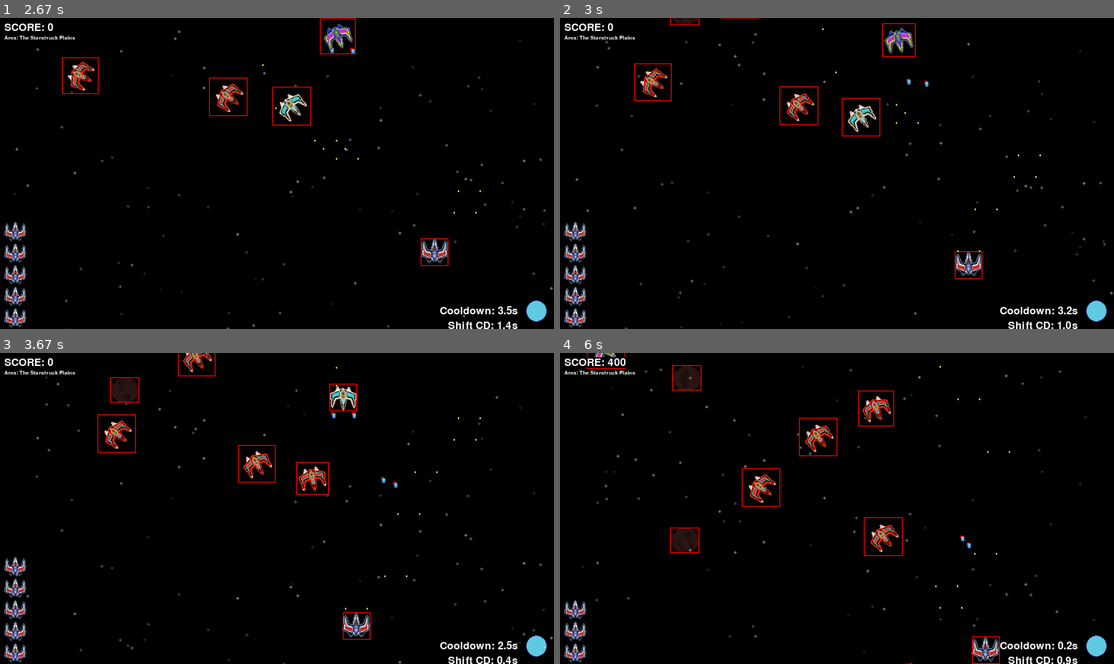
Above: before the commit, frames 1-4 (two rows, left to right).
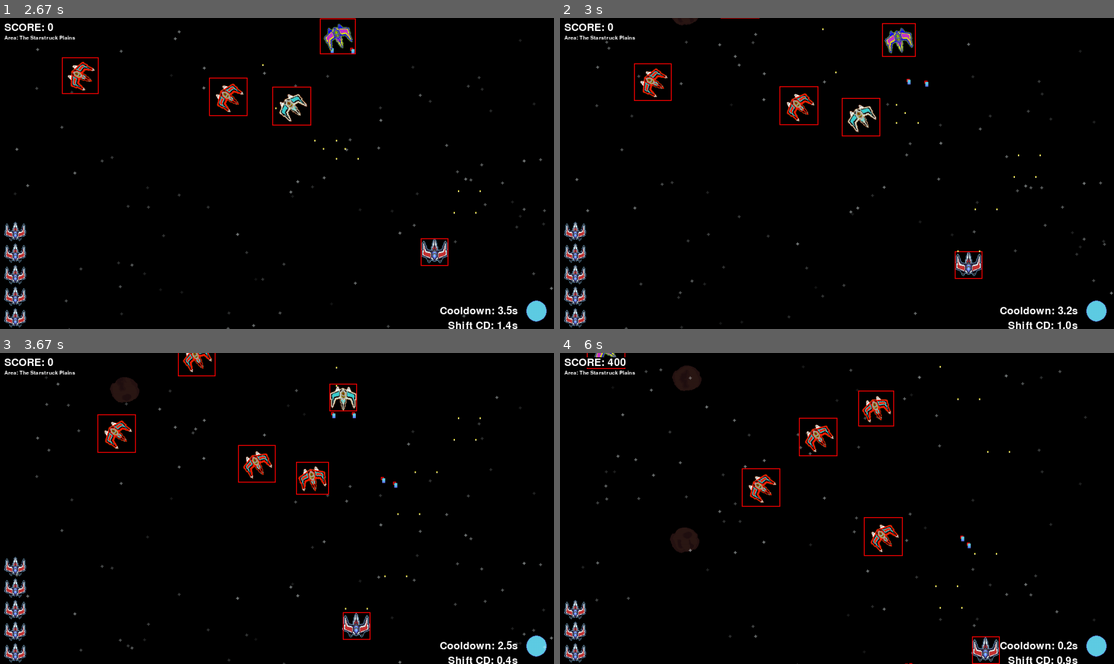
Above: after the commit, the same moments.

Repository: woelffer/gamedemo
Game: pygame game, started from pygamedemo.py
Same seed, same stepped clock (60 frames per second), same inputs: the game is played once before the commit and once after it.
Inputs:
- Up to frame 1 (2.67 s): tap Enter at 0.33 s; tap Space at 0.67, 1.07, 1.37, 1.57, 1.9, 2.2, 2.4 s; hold D 1-1.47 s; tap E at 1.15, 2.48 s; hold W 1.5-1.8 s; hold D 1.83-2.3 s; tap Shift at 1.98 s; hold A from 2.33 s (still down)
- Up to frame 2 (3 s): tap Space at 2.7, 2.97 s; release A at 2.87 s; hold S from 2.9 s (still down)
- Up to frame 3 (3.67 s): release S at 3.2 s; hold A 3.23-3.63 s; tap Space at 3.3, 3.6 s; tap Shift at 3.38 s
- Up to frame 4 (6 s): hold W 3.67-4.03 s; tap Space at 3.73, 4.13, 4.43, 4.8, 5.2, 5.5, 5.7 s; tap E at 3.82, 5.28 s; hold D 4.07-4.7 s; hold S 4.73-5.1 s; tap Shift at 4.88 s; hold A 5.13-5.6 s; hold D from 5.63 s (still down)

Frame 1 is identical in both runs. In frame 2, less than 0.1% of the frame differs, in the area x 19-26%, y 0-3%; in frame 3, less than 0.1%; in frame 4, 0.2%, in the area x 19-26%, y 3-65%.

Commit message:
commented out the rect lines on asteroids

Diff:
--- a/Asteroid.py
+++ b/Asteroid.py
@@ -67,4 +67,4 @@
     def draw(self, screen):
         screen.blit(self.roll_frames[self.frame_index], (self.pos_x, self.pos_y))
 
-        pygame.draw.rect(screen, (255, 0, 0, 127), self.rect, 2)
+       #pygame.draw.rect(screen, (255, 0, 0, 127), self.rect, 2)
--- a/pygamedemo.py
+++ b/pygamedemo.py
@@ -336,7 +336,7 @@
 
        # Draw the collision rectangle for debugging
         collision_rect = asteroid.rect  # Direct attribute access
-        pygame.draw.rect(screen, (255, 0, 0), collision_rect, 2)  # Red rectangle with thickness of 2 pixels
+        #pygame.draw.rect(screen, (255, 0, 0), collision_rect, 2)  # Red rectangle with thickness of 2 pixels
 
         # Check if asteroid is within screen bounds
         if asteroid.rect.colliderect(screen.get_rect()):
